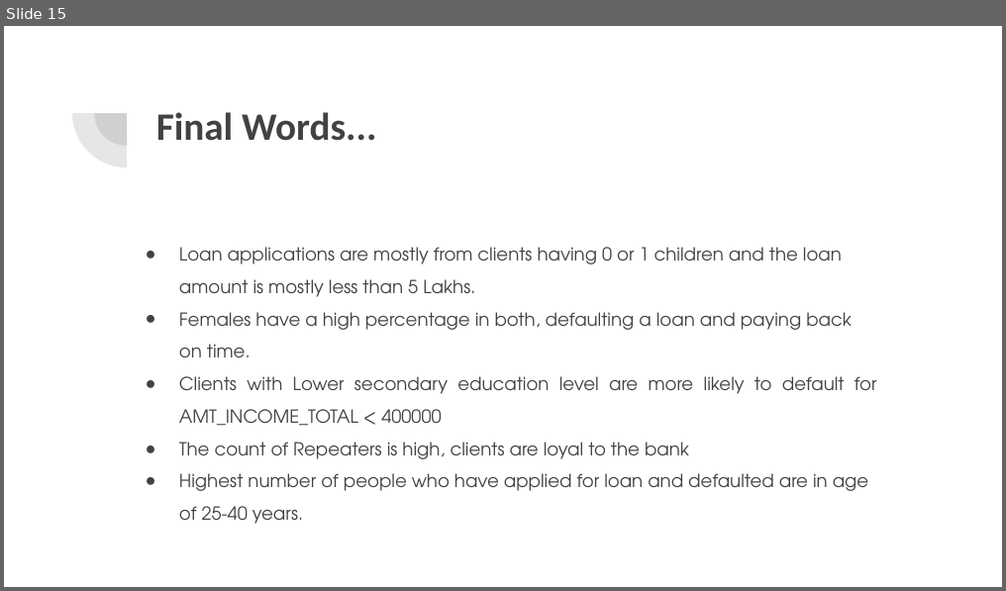
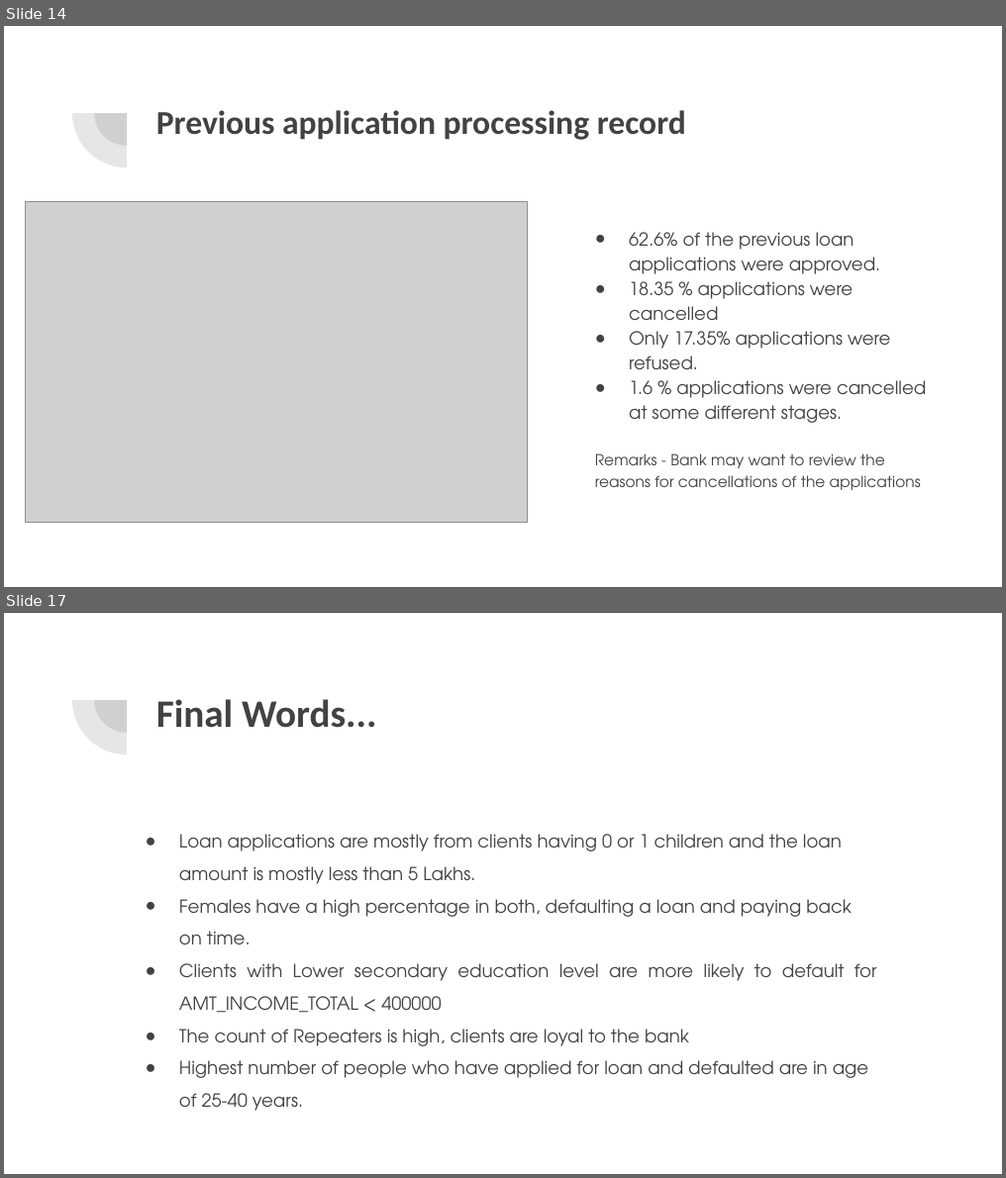
Before and after one commit to acamit/DataScience, a slide deck: Exploratory Data Analysis/Case Study/EDA Case Study -Bank Loan.pptx. Shown one above the other, each under a label of ours: slide 15 before the commit, slides 14 and 17 after it; the slides between them are not shown. The pictures are 1006x591 and 1006x1178 pixels, drawn with LibreOffice and Linux fonts; fonts in the diff are those of the drawing; grey boxes stand for pictures. Boxes give left, top, right and bottom in pixels: in the first picture for what was removed or moved away, otherwise in the second. Text is boxed around its words. In the diff, an @@ line names an element or a change of style, - is before the commit and + after.

```diff
--- a/Exploratory Data Analysis/Case Study/EDA Case Study -Bank Loan.pptx
+++ b/Exploratory Data Analysis/Case Study/EDA Case Study -Bank Loan.pptx
@@ slide 14 added at bbox=[4, 26, 1002, 587], background #FFFFFF; not listed: 2 template elements that a slide beside it also shows @@
@@ title added at bbox=[156, 110, 686, 140], 24 pt, text #424242, bold @@
+Previous application processing record
@@ picture added at bbox=[25, 201, 527, 522] @@
@@ text added at bbox=[595, 232, 926, 490], 13 pt, text #424242 @@
+● 62.6% of the previous loan applications were approved.
+● 18.35 % applications were cancelled
+● Only 17.35% applications were refused.
+● 1.6 % applications were cancelled at some different stages.
+Remarks - Bank may want to review the reasons for cancellations of the applications
@@ what was slide 15 is now slide 17 @@
```
Also in this commit, not shown: 13 slides changed, 1 other slide added, 1 other file.
